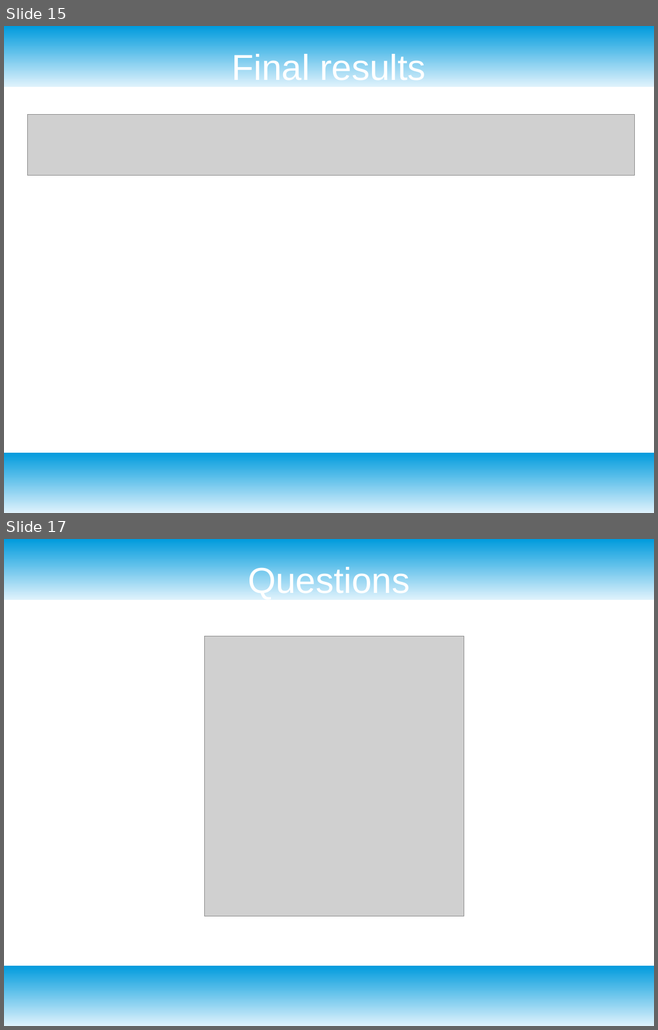
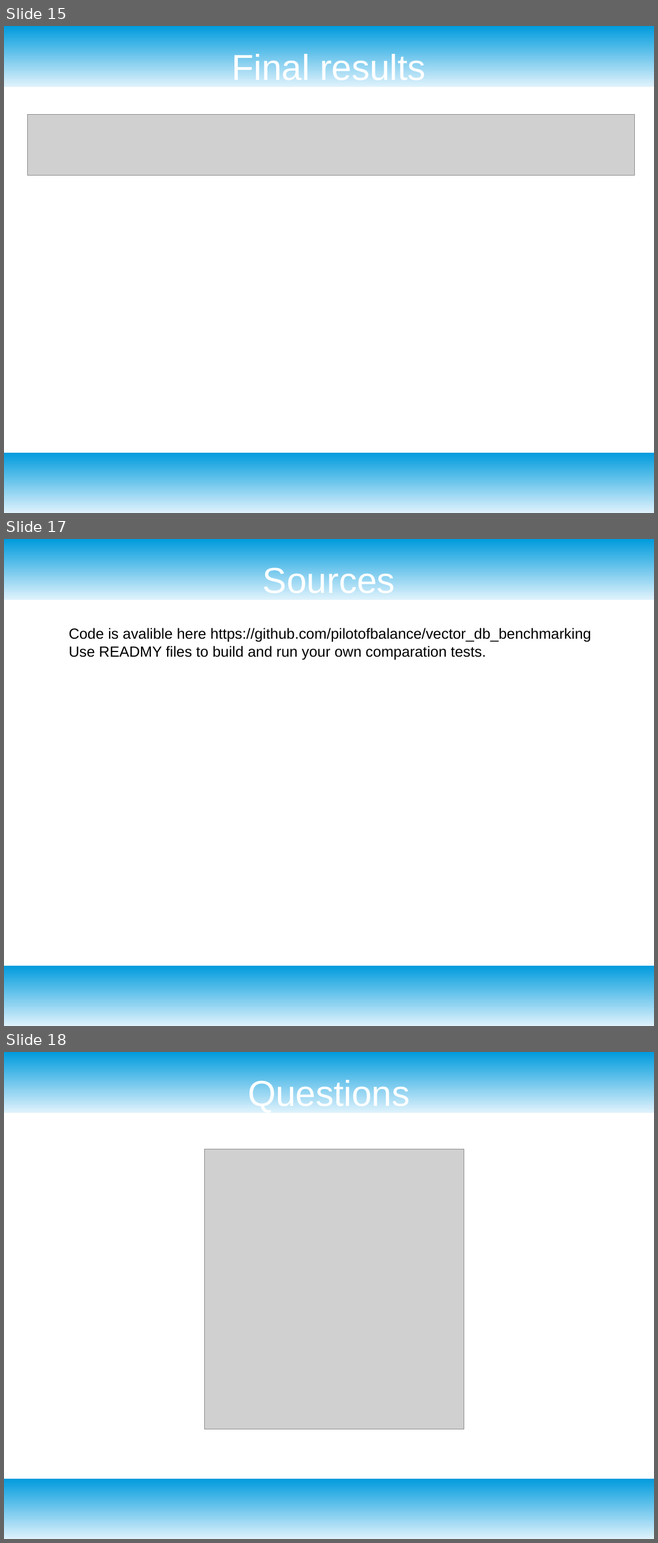
Before and after one commit to pilotofbalance/vector_db_benchmarking, a slide deck: vec_db_benchmark.odp. Shown one above the other, each under a label of ours: slides 15 and 17 before the commit, slides 15, 17 and 18 after it; the slides between them are not shown. The pictures are 658x1030 and 658x1543 pixels, drawn with LibreOffice and Linux fonts; fonts in the diff are those of the drawing; grey boxes stand for pictures. Boxes give left, top, right and bottom in pixels: in the first picture for what was removed or moved away, otherwise in the second. Text is boxed around its words. In the diff, an @@ line names an element or a change of style, - is before the commit and + after.

```diff
--- a/vec_db_benchmark.odp
+++ b/vec_db_benchmark.odp
@@ slide 17 added at (4, 539, 654, 1026), background #FFFFFF; not listed: 2 template elements that a slide beside it also shows @@
@@ title added at (263, 565, 395, 600), 44 pt, text #FFFFFF @@
+Sources
@@ text added at (69, 628, 591, 660), 18 pt, text #000000 @@
+Code is avalible here https://github.com/pilotofbalance/vector_db_benchmarking
+Use READMY files to build and run your own comparation tests.
@@ what was slide 17 is now slide 18 @@
```
Also in this commit, not shown: 1 slide changed, 1 other file.
